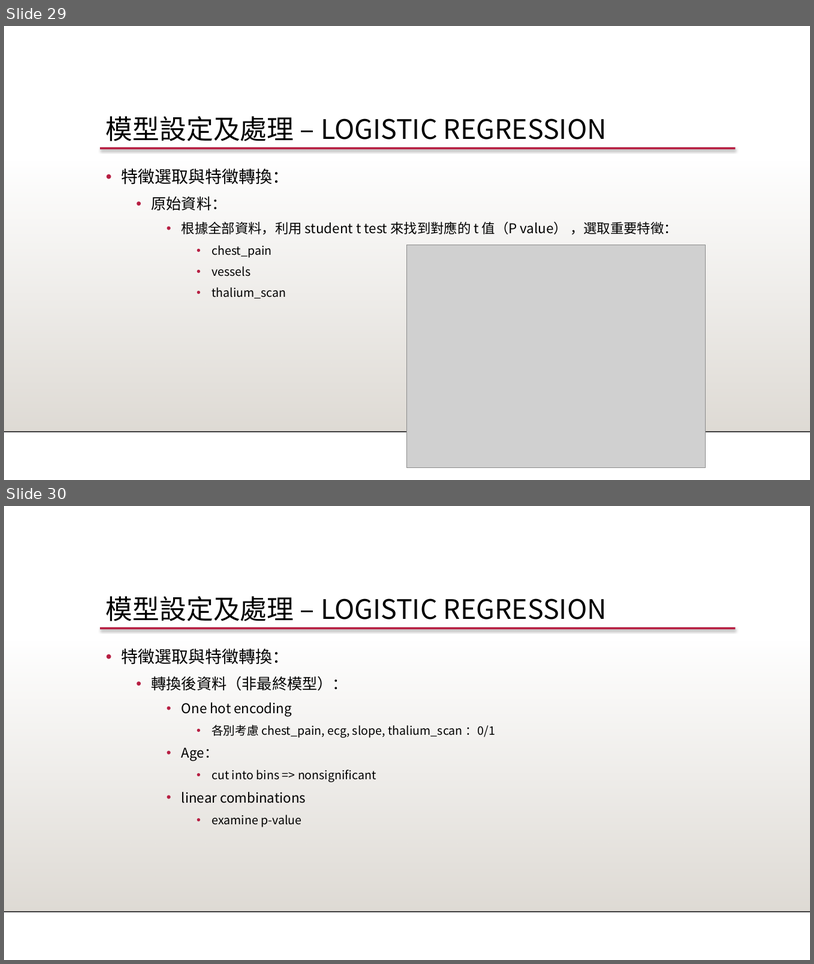
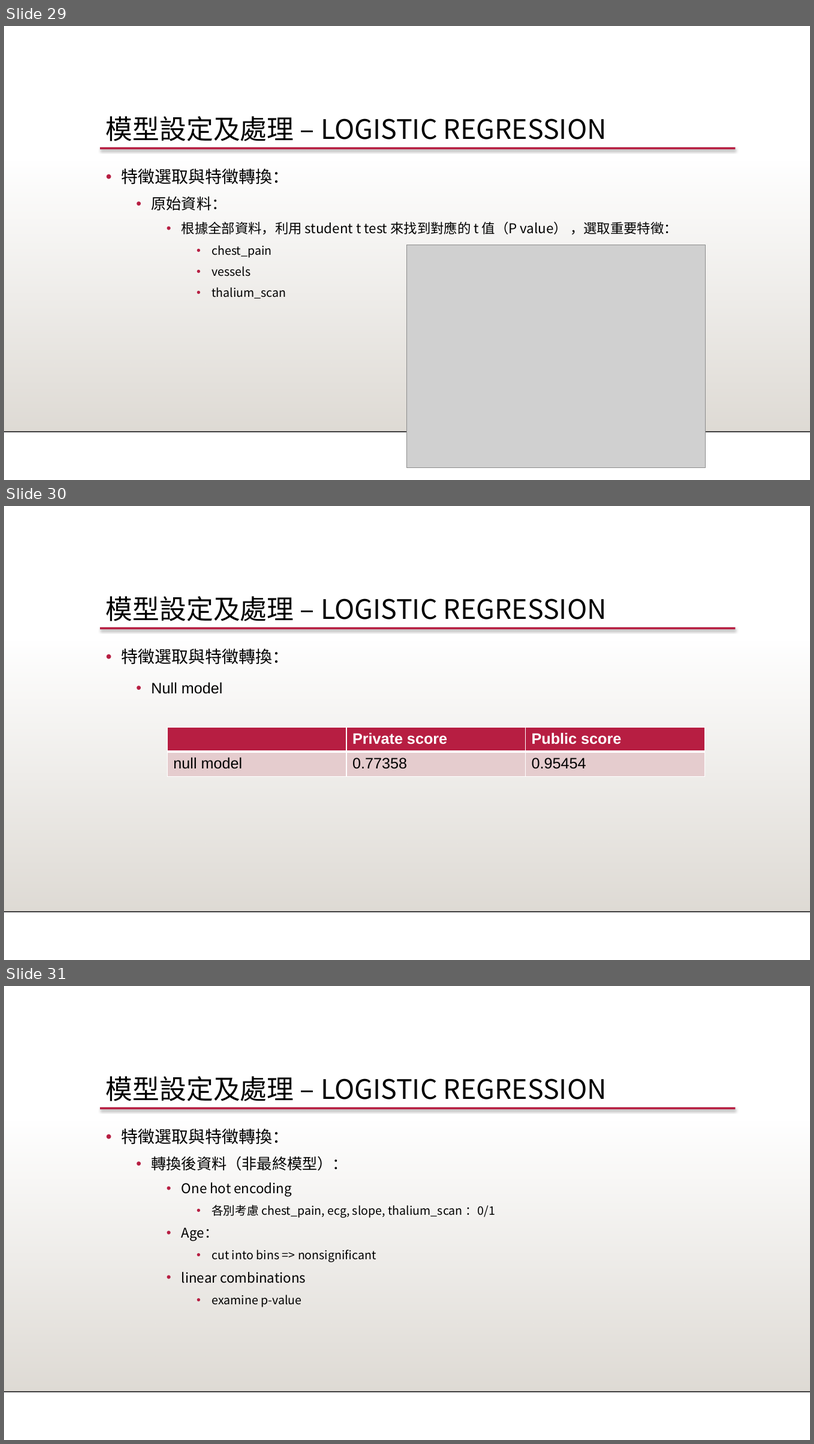
Before and after one commit to 1082-datascience/finalproject-finalproject-1082ds_group3, a slide deck: docs/1082_datascience_FP_3.pptx. Shown one above the other, each under a label of ours: slides 29 and 30 before the commit, slides 29, 30 and 31 after it. The pictures are 814x964 and 814x1444 pixels, drawn with LibreOffice and Linux fonts; fonts in the diff are those of the drawing; grey boxes stand for pictures; background and template pictures are left out. Boxes give left, top, right and bottom in pixels: in the first picture for what was removed or moved away, otherwise in the second. Text is boxed around its words. In the diff, an @@ line names an element or a change of style, - is before the commit and + after.

Commit message:
add null model

```diff
--- a/docs/1082_datascience_FP_3.pptx
+++ b/docs/1082_datascience_FP_3.pptx
@@ slide 30 added at [4, 506, 810, 960], background #FFFFFF; not listed: 3 template elements that a slide beside it also shows @@
@@ text added at [106, 596, 607, 621], 32 pt, text #000000 @@
+模型設定及處理 – LOGISTIC REGRESSION
@@ text added at [121, 648, 289, 694], 20 pt, text #000000 @@
+• 特徵選取與特徵轉換：
+  • Null model
@@ table added at [167, 727, 705, 777], 2 rows, 3 columns @@
+ | Private score | Public score
+null model | 0.77358 | 0.95454
@@ what was slide 30 is now slide 31 @@
```
